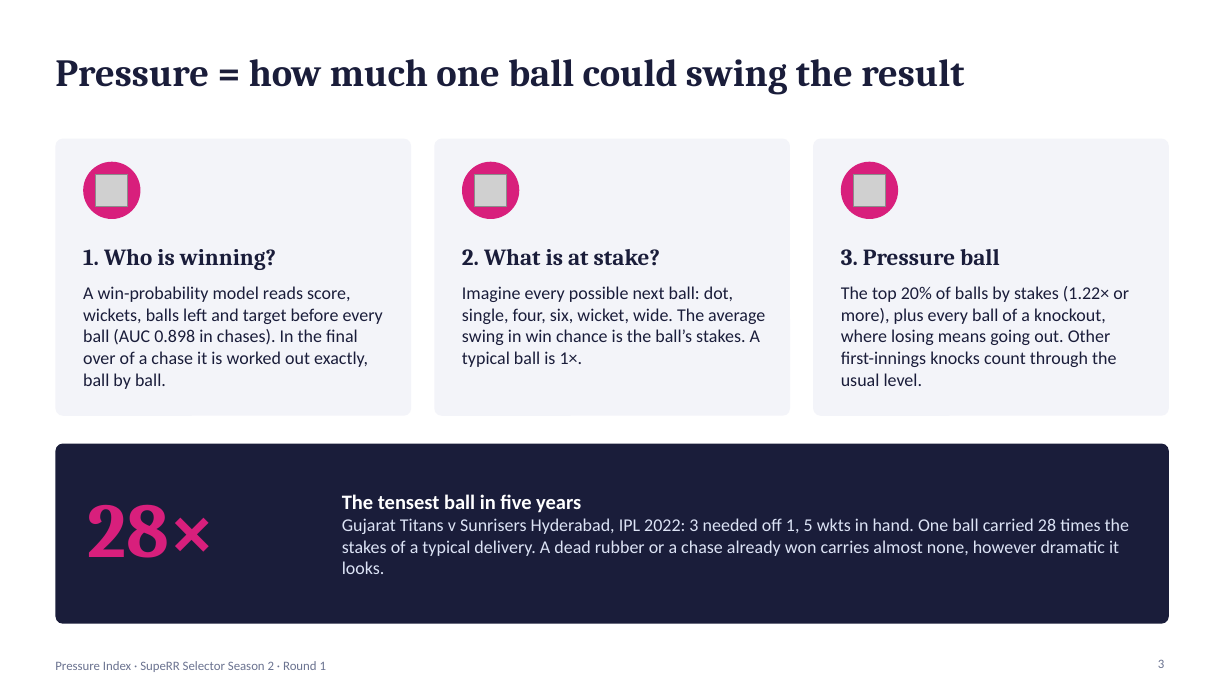
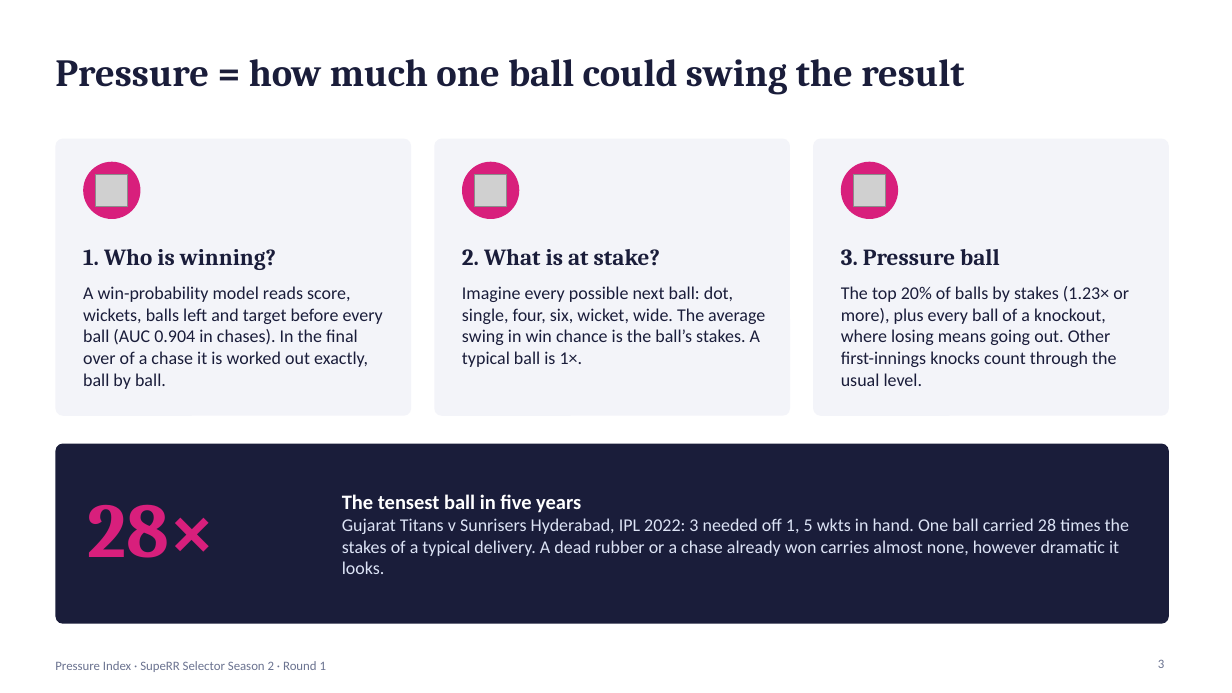
Before and after one commit to AnshBhavsar1654/Pressure-Index, a slide deck: slide 3 of Pressure_Index_RR_2027.pptx. Drawn at 1232x693 pixels with LibreOffice and Linux fonts; fonts in the diff are those of the drawing; grey boxes stand for pictures. Boxes give left, top, right and bottom in pixels: in the first picture for what was removed or moved away, otherwise in the second. Text is boxed around its words. In the diff, an @@ line names an element or a change of style, - is before the commit and + after.

Commit message:
Add 2026 World Cup data and revise player evidence
- Incorporate public Cricsheet World Cup data into rankings and the deck
- Require stronger recent pressure evidence and report retained squad roles

```diff
--- a/Pressure_Index_RR_2027.pptx
+++ b/Pressure_Index_RR_2027.pptx
@@ text at (x1=83, y1=286, x2=383, y2=389): text changed @@
-A win-probability model reads score, wickets, balls left and target before every ball (AUC 0.898 in chases). In the final over of a chase it is worked out exactly, ball by ball.
+A win-probability model reads score, wickets, balls left and target before every ball (AUC 0.904 in chases). In the final over of a chase it is worked out exactly, ball by ball.
@@ text at (x1=841, y1=286, x2=1129, y2=386): text changed @@
-The top 20% of balls by stakes (1.22× or more), plus every ball of a knockout, where losing means going out. Other first-innings knocks count through the usual level.
+The top 20% of balls by stakes (1.23× or more), plus every ball of a knockout, where losing means going out. Other first-innings knocks count through the usual level.
```
Also in this commit, not shown: 13 other slides changed, 1 slide removed, 23 other files.
